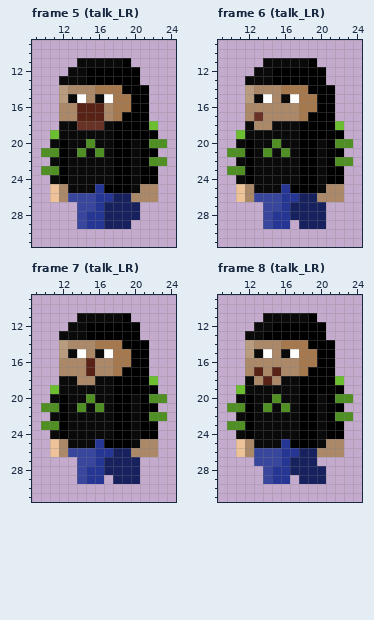
Pixel-art file: Assets/Resources/new aseprite/beings/bob/bob_talk.aseprite. Above is the file before it was changed.
36x36 pixels, 11 frames. Shown: frame 5 (talk_LR): x 9..24, y 9..31; frame 6 (talk_LR): x 9..24, y 9..31; frame 7 (talk_LR): x 9..24, y 9..31; frame 8 (talk_LR): x 9..24, y 9..31. The commit also changed other frames, which this record leaves out.
Once edited:
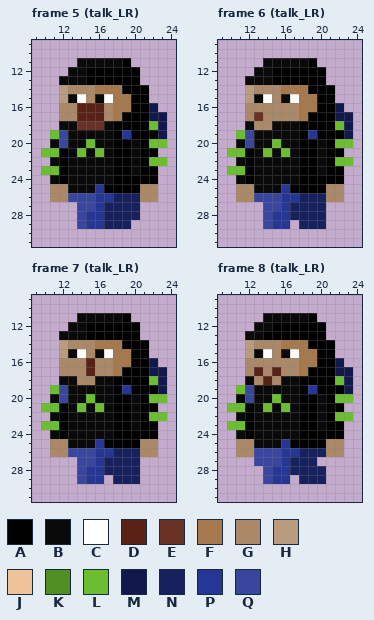
Palette (. is transparent): A #000000  B #0a0a0a  C #ffffff  D #592216  E #693226  F #a6784d  G #aa8868  H #b99c80  J #eec39a  K #508f24  L #6abe30  M #11194c  N #17215e  P #263694  Q #38469d
From the commit log: (#323.2) UI_Message & TalkCapacity Colors
What changed:
layer ".bob./backpack" now shown
Frame 5 (talk_LR):
Colour B becomes colour A in rows 24 to 25 at x 20.
Colour J becomes colour G in rows 25 to 26 at x 11.
Colour K becomes colour L in row 20 at x 15 and 22 to 23; in row 21 at x 10 to 11, 14 and 16; in row 22 at x 22 to 23; in row 23 at x 10 to 11.
The author put colour M in row 16 at x 22; in row 17 at x 22 to 23; in rows 18 to 19 at x 23.
Colour G becomes colour N in row 26 at x 20.
Colour A becomes colour P in row 19 at x 19.
Colour A becomes colour Q in row 20 at x 12.
Colour B becomes colour Q in row 19 at x 12.
Frame 6 (talk_LR): the same change as frame 5 (talk_LR)
Frame 7 (talk_LR): the same change as frame 5 (talk_LR)
Frame 8 (talk_LR): the same change as frame 5 (talk_LR)
Pixel boxes of the changes (left, top, right, bottom) in both pictures:
changed: (41, 103, 167, 202)
changed: (227, 103, 353, 202)
changed: (41, 358, 167, 457)
changed: (227, 358, 353, 457)
